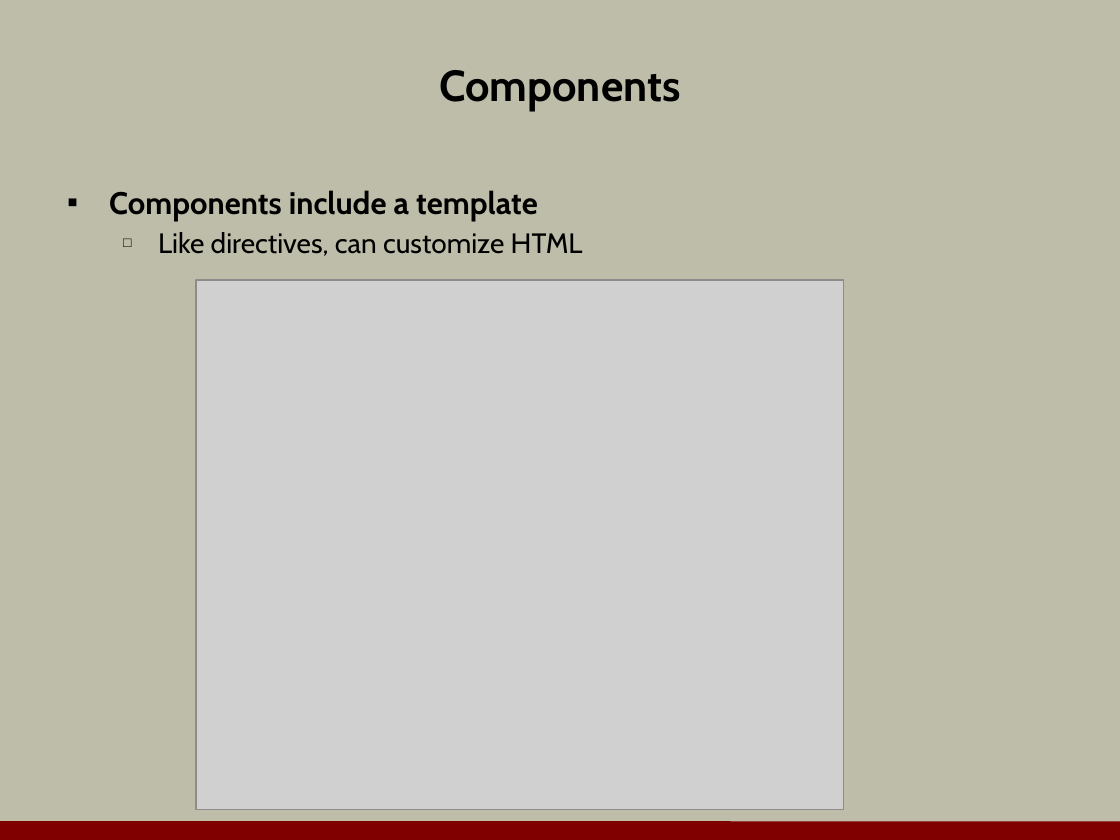
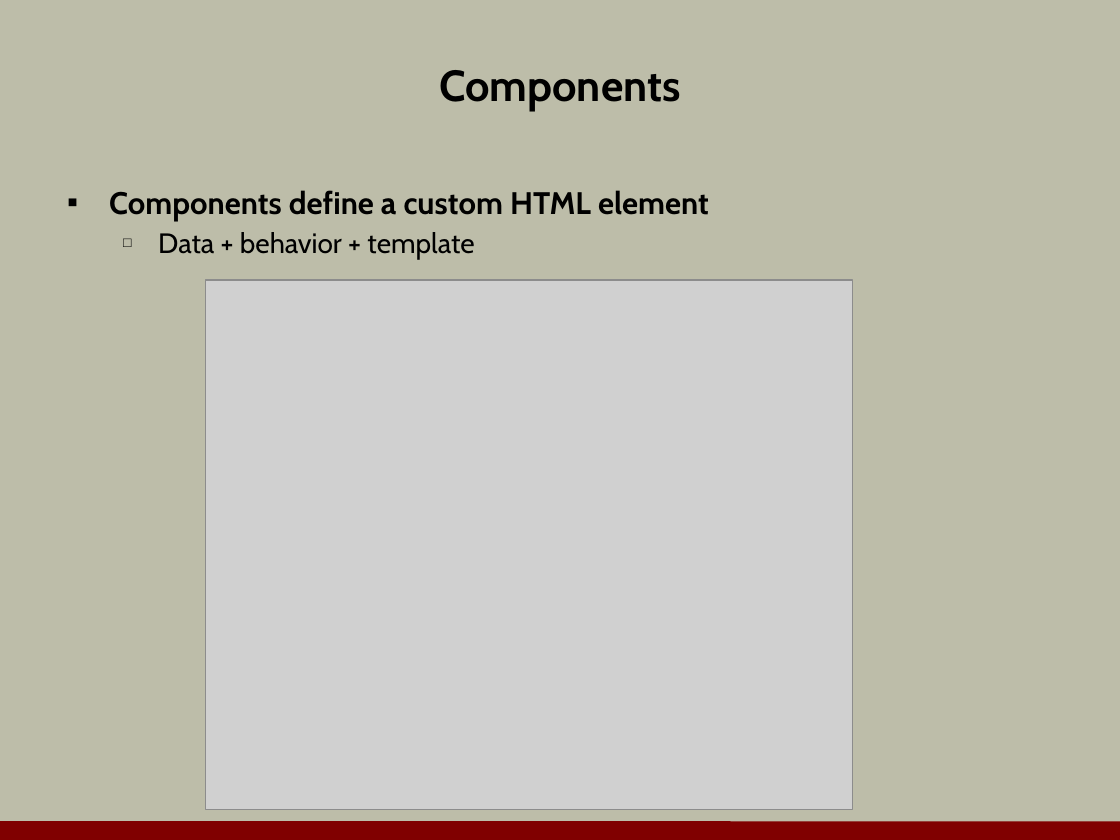
Before and after one commit to OdeToCode/classes, a slide deck: slide 5 of angular2/slides/01_Introduction.pptx (slide 10 before the commit). Drawn at 1120x840 pixels with LibreOffice and Linux fonts; fonts in the diff are those of the drawing; grey boxes stand for pictures; background and template pictures are left out. Boxes give left, top, right and bottom in pixels: in the first picture for what was removed or moved away, otherwise in the second. Text is boxed around its words. In the diff, an @@ line names an element or a change of style, - is before the commit and + after.

Commit message:
slides ndc

```diff
--- a/angular2/slides/01_Introduction.pptx
+++ b/angular2/slides/01_Introduction.pptx
@@ text at (109,190,709,260): text changed; size 18 to 20 pt; bold on @@
-▪ Components include a template
-  □ Like directives, can customize HTML
+▪ Components define a custom HTML element
+  □ Data + behavior + template
@@ picture: place and size @@
-picture at (196,280,843,810)
+picture at (205,280,852,810)
```
Also in this commit, not shown: 5 other files.
